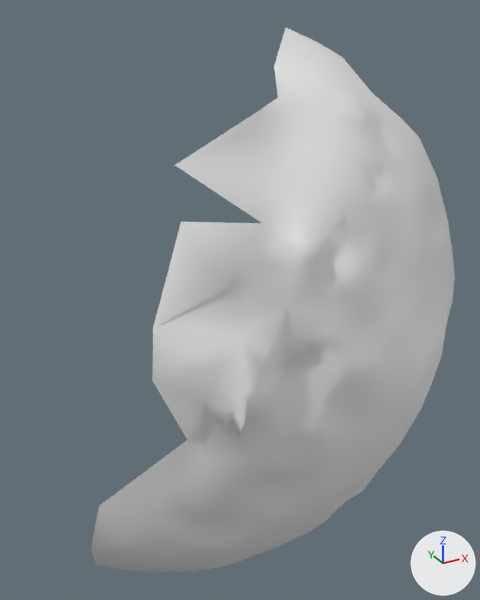
A saved change to the OBJ model res/final/onecam_fullvolume/12/cleanedup/FullVolium.000579.obj.
Camera for both pictures: a 50 mm camera at (-871.4, -254.3, 1199.5) aimed at (-807.1, -137.3, 1141.1). Arrows for +X, +Y and +Z are at lower right; the lights stay in place. Where no turn or scale is listed for an object, it has been applied to the vertices.

The first picture shows 'FullVolium.000579'.
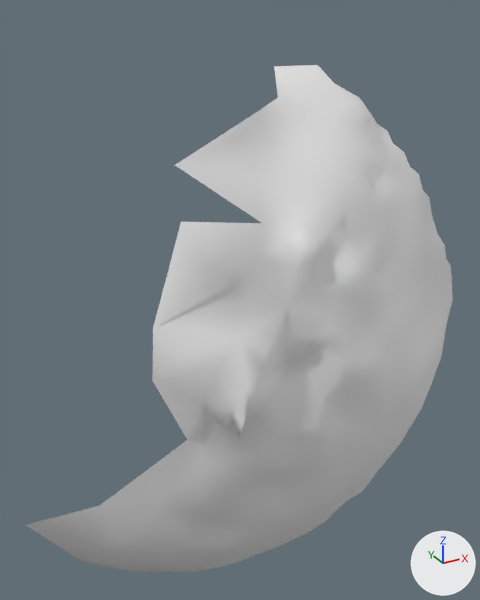
Boxes (x1, y1, x2, y2) around the edits, measured in the pictures (480 x 600 px):
'FullVolium.000579', reshaped (17% wider, 7% shorter): before (91, 27, 455, 572); after (26, 65, 453, 572)
part 1 of me_fullvolium_000579, deleted: before (274, 27, 455, 295)
part 2 of me_fullvolium_000579, added: after (26, 506, 99, 565)

Patch to the scene script:
```diff
--- a/res/final/onecam_fullvolume/12/cleanedup/FullVolium.000579.obj.py
+++ b/res/final/onecam_fullvolume/12/cleanedup/FullVolium.000579.obj.py
@@ me_fullvolium_000579 @@
 # used by ob_fullvolium_000579; location = (0.0, 0.0, 0.0)
 # verts and faces of me_fullvolium_000579; kept vertices keep their numbers, new ones are numbered from 522
 # before: 359 (-835.7, -131.4, 1071.2) at pixel (127, 571), 370 (-843.8, -132.7, 1079.5) at pixel (94, 561), 402 (-842.6, -129.2, 1074.7) at pixel (96, 564), 442 (-839.9, -129.1, 1072.5) at pixel (108, 567), 509 (-845.7, -138.2, 1088.7) at pixel (90, 549)
 # before: 521 (-844.5, -145.1, 1105.8) at pixel (99, 505)
-me_fullvolium_000579.from_pydata(...)  # 522 vertices, 1000 faces; spans x -845.7..-753.1, y -169.7..-116.8, z 1066.7..1195.5
+me_fullvolium_000579.from_pydata(...)  # 484 vertices, 917 faces; spans x -857.8..-757.7, y -169.7..-125.1, z 1066.7..1188.3
+# me_fullvolium_000579 part 1
+# 41 vertices are removed from x -784.1..-753.1, y -148.9..-116.8, z 1139.6..1195.5
+# 90 faces are deleted
+# me_fullvolium_000579 part 2
+verts[522] = (-845.9, -125.7, 1074.7)  # pixel (79, 560)
+verts[523] = (-842.4, -125.1, 1071.2)  # pixel (93, 564)
+verts[524] = (-857.8, -131.7, 1095.8)  # pixel (24, 525)
+faces += [(402, 523, 442), (402, 522, 523), (370, 522, 402), (359, 442, 523), (509, 521, 524), (370, 509, 524)]
+faces += [(370, 524, 522)]
```
